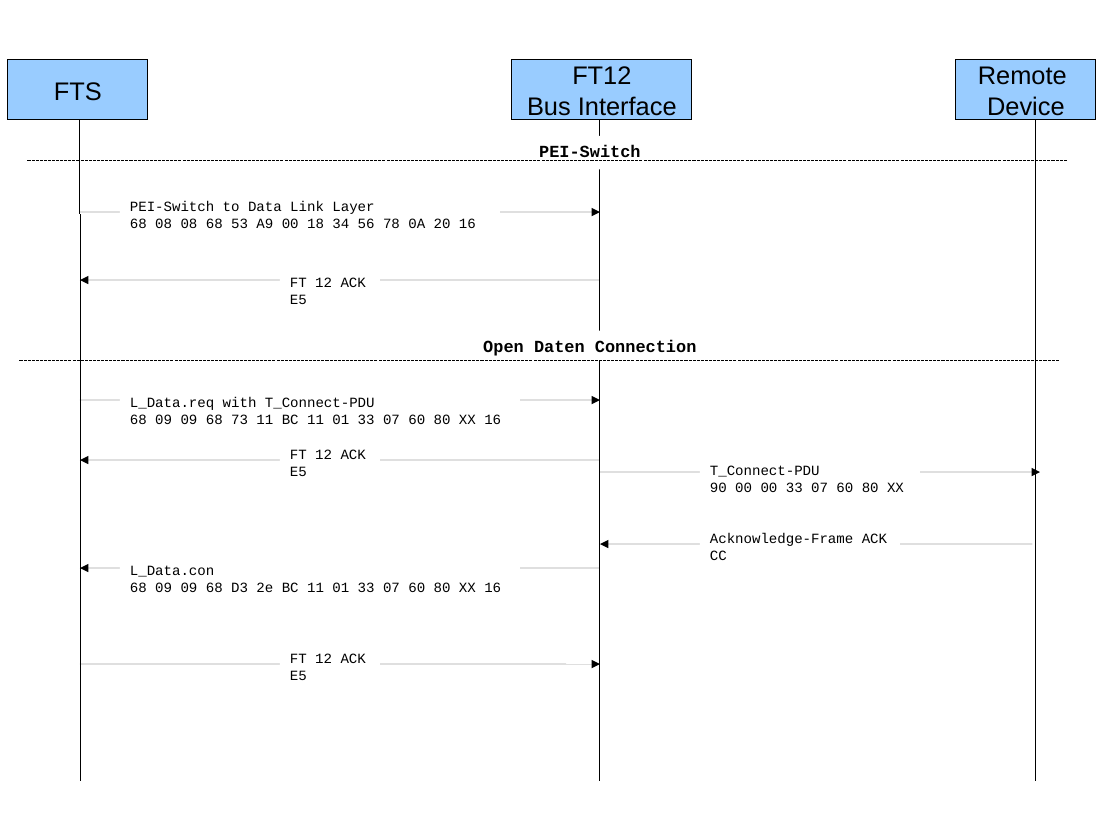
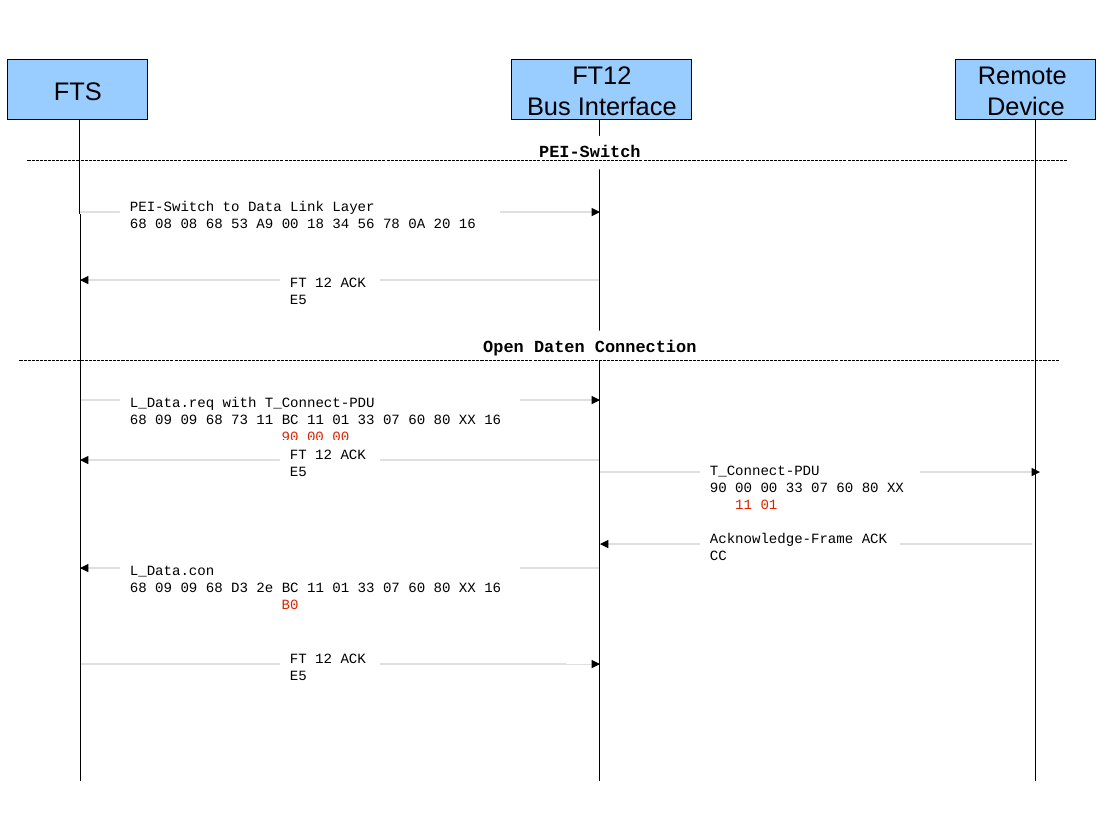
Before and after one commit to Paolo-Maffei/freebus-fts, a slide deck: slide 1 of freebus-fts-knxcomm/doc/Example Bus Komunikation.odp. Drawn at 1120x840 pixels with LibreOffice and Linux fonts; fonts in the diff are those of the drawing. Boxes give left, top, right and bottom in pixels: in the first picture for what was removed or moved away, otherwise in the second. Text is boxed around its words. In the diff, an @@ line names an element or a change of style, - is before the commit and + after.

```diff
--- a/freebus-fts-knxcomm/doc/Example Bus Komunikation.odp
+++ b/freebus-fts-knxcomm/doc/Example Bus Komunikation.odp
@@ text at (282,431,349,440): paragraph added @@
+90 00 00
@@ text at (735,499,778,509): paragraph added @@
+11 01
@@ text at (282,599,299,609): paragraph added @@
+B0
```
Also in this commit, not shown: 2 other slides changed, 1 other file.
